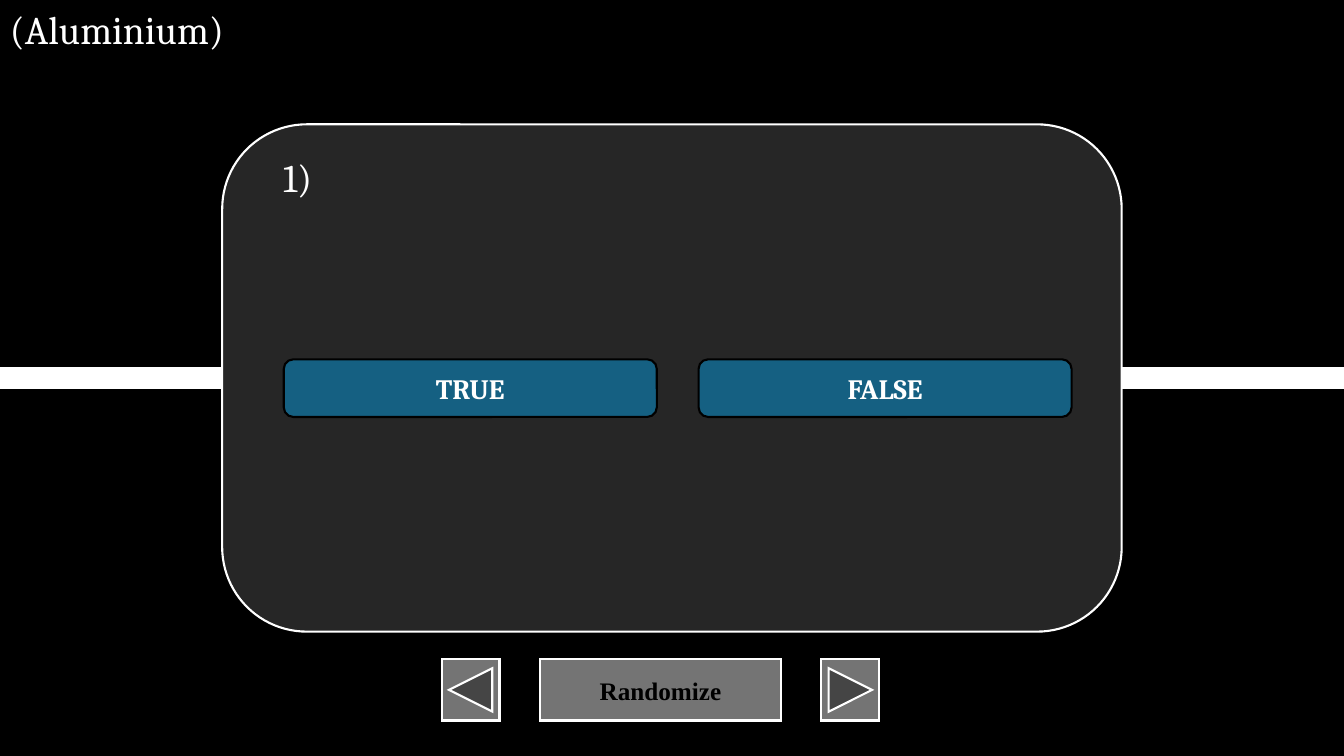
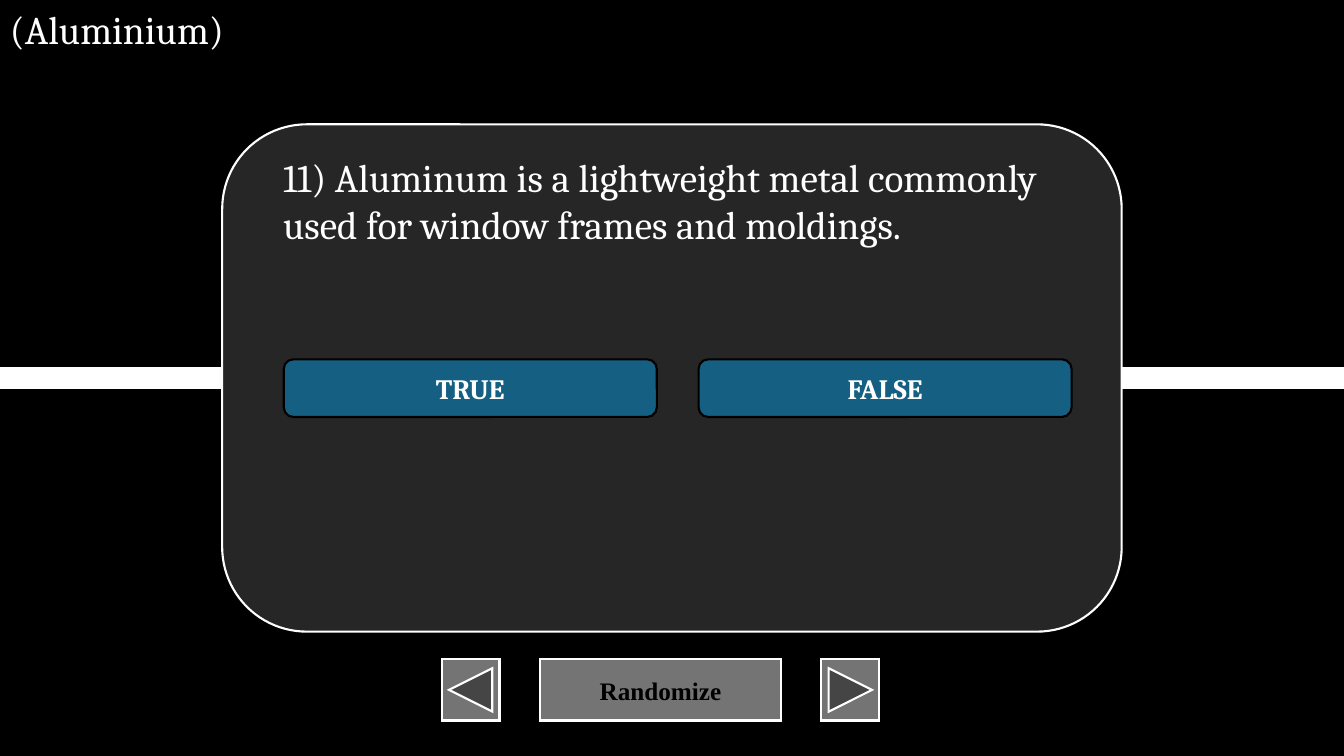
Before and after one commit to XIvanSolomonX/Archi-Reviewer, a slide deck: slide 153 of BU.pptm (slide 144 before the commit). Drawn at 1344x756 pixels with LibreOffice and Linux fonts; fonts in the diff are those of the drawing. Boxes give left, top, right and bottom in pixels: in the first picture for what was removed or moved away, otherwise in the second. Text is boxed around its words. In the diff, an @@ line names an element or a change of style, - is before the commit and + after.

```diff
--- a/BU.pptm
+++ b/BU.pptm
@@ text at box(283, 164, 1036, 248): text changed @@
-1)
+11) Aluminum is a lightweight metal commonly used for window frames and moldings.
```
Also in this commit, not shown: 1 other slide changed, 84 slides added, 4 other files.
